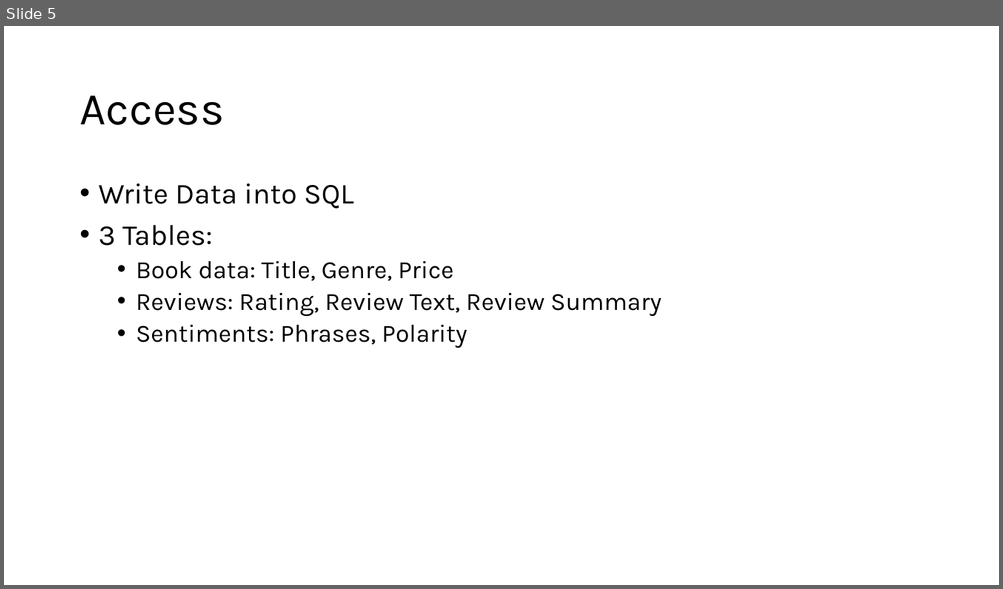
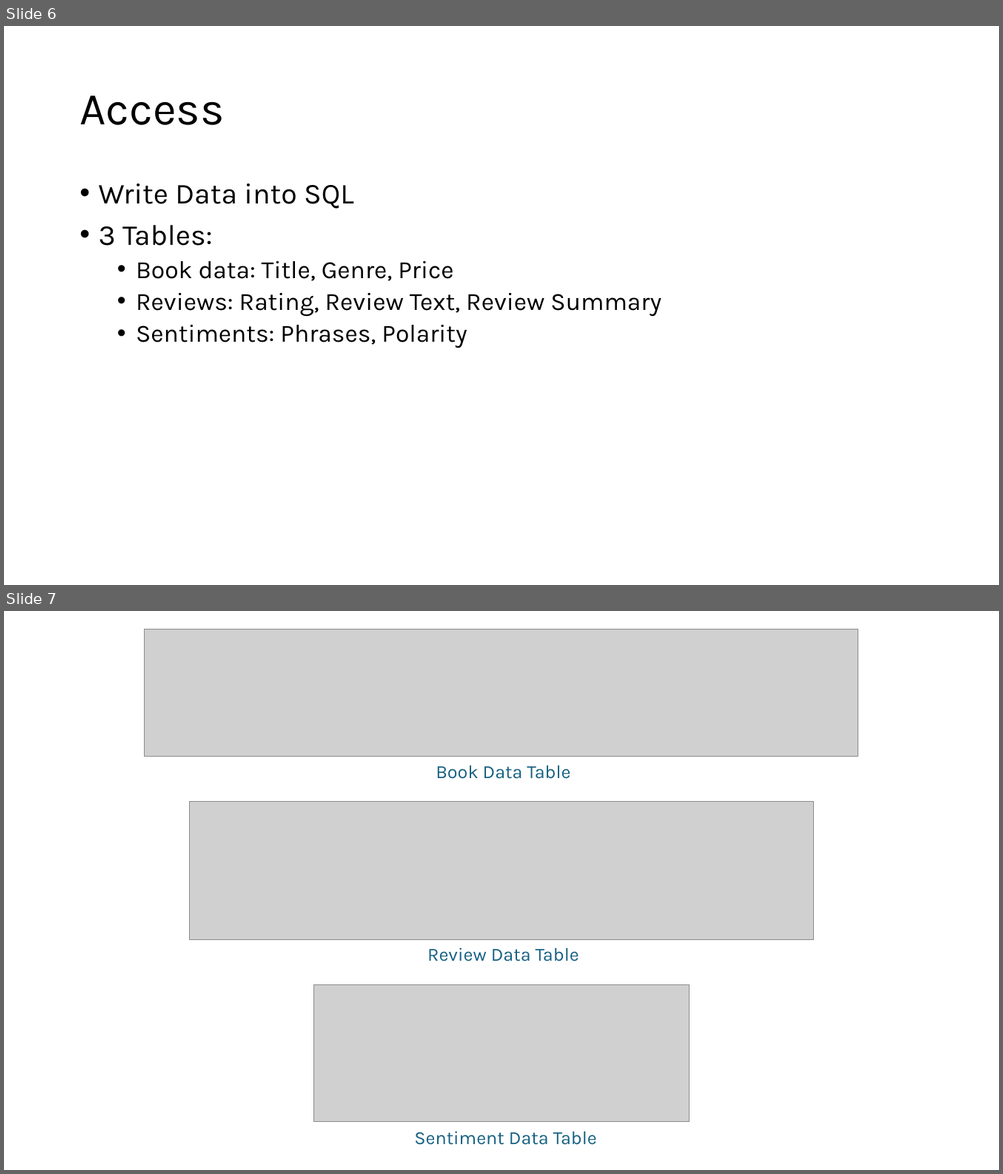
Before and after one commit to Bort1900/text-tech, a slide deck: Book Reviewscope.odp. Shown one above the other, each under a label of ours: slide 5 before the commit, slides 6 and 7 after it. The pictures are 1003x589 and 1003x1174 pixels, drawn with LibreOffice and Linux fonts; fonts in the diff are those of the drawing; grey boxes stand for pictures. Boxes give left, top, right and bottom in pixels: in the first picture for what was removed or moved away, otherwise in the second. Text is boxed around its words. In the diff, an @@ line names an element or a change of style, - is before the commit and + after.

```diff
--- a/Book Reviewscope.odp
+++ b/Book Reviewscope.odp
@@ slide 7 added at (x1=4, y1=611, x2=999, y2=1170), background #FFFFFF @@
@@ picture added at (x1=145, y1=629, x2=857, y2=757) @@
@@ text added at (x1=435, y1=765, x2=570, y2=779), 18 pt, text #156082 @@
+Book Data Table
@@ picture added at (x1=189, y1=802, x2=814, y2=940) @@
@@ text added at (x1=427, y1=948, x2=579, y2=962), 18 pt, text #156082 @@
+Review Data Table
@@ picture added at (x1=313, y1=985, x2=690, y2=1123) @@
@@ text added at (x1=414, y1=1131, x2=597, y2=1145), 18 pt, text #156082 @@
+Sentiment Data Table
@@ what was slide 5 is now slide 6 @@
```
Also in this commit, not shown: 3 slides changed, 1 other slide added.
